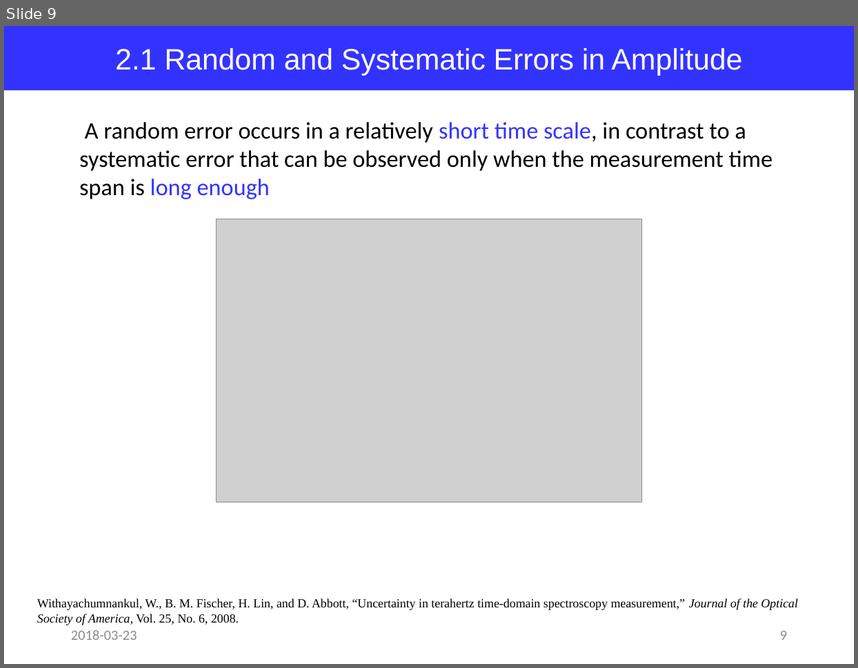
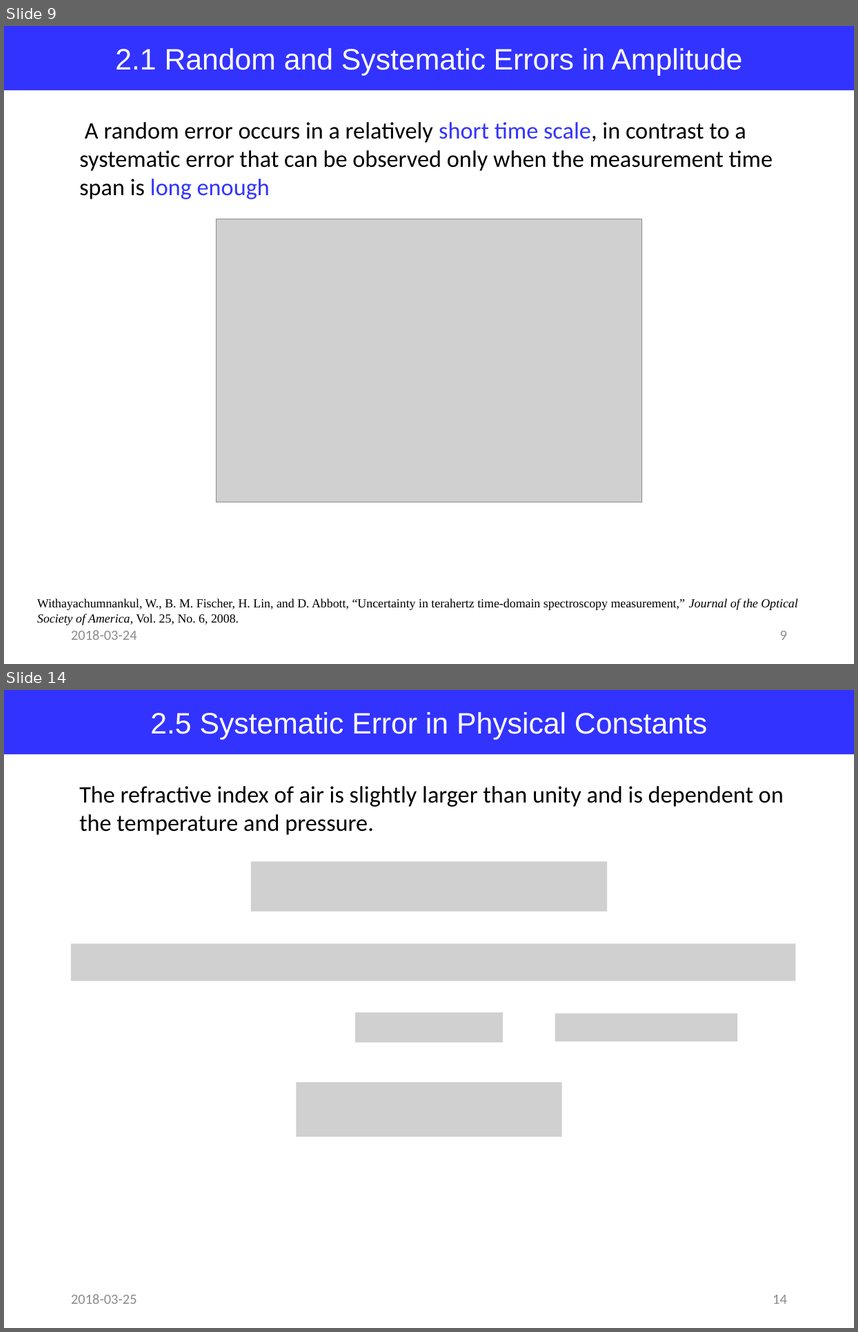
Before and after one commit to jglee96/NBTP_Lab, a slide deck: Terahertz Metrology/Ch4/Terahertz Metrology_Ch4.pptx. Shown one above the other, each under a label of ours: slide 9 before the commit, slides 9 and 14 after it; the slides between them are not shown. The pictures are 858x668 and 858x1332 pixels, drawn with LibreOffice and Linux fonts; fonts in the diff are those of the drawing; grey boxes stand for pictures. Boxes give left, top, right and bottom in pixels: in the first picture for what was removed or moved away, otherwise in the second. Text is boxed around its words. In the diff, an @@ line names an element or a change of style, - is before the commit and + after.

```diff
--- a/Terahertz Metrology/Ch4/Terahertz Metrology_Ch4.pptx
+++ b/Terahertz Metrology/Ch4/Terahertz Metrology_Ch4.pptx
@@ slide 14 added at bbox=[4, 690, 854, 1328], background #FFFFFF @@
@@ rectangle added at bbox=[4, 690, 854, 755], fill #3333FF, 25 pt, text #FFFFFF @@
+2.5 Systematic Error in Physical Constants
@@ text added at bbox=[79, 786, 784, 835], 20 pt, text #000000 @@
+The refractive index of air is slightly larger than unity and is dependent on the temperature and pressure.
@@ picture added at bbox=[250, 862, 606, 912] @@
@@ picture added at bbox=[71, 943, 795, 980] @@
@@ picture added at bbox=[355, 1012, 503, 1042] @@
@@ picture added at bbox=[555, 1013, 737, 1041] @@
@@ picture added at bbox=[297, 1082, 562, 1136] @@
@@ text added at bbox=[71, 1294, 137, 1303], 12 pt, text #8C8C8C @@
+2018-03-25
@@ page number added at bbox=[773, 1294, 787, 1303], 12 pt, text #8C8C8C @@
+14
@@ slide 9 changed as well @@
@@ text at bbox=[71, 630, 137, 639]: text changed @@
-2018-03-23
+2018-03-24
```
Also in this commit, not shown: 10 other slides changed, 7 other slides added, 1 other file.
